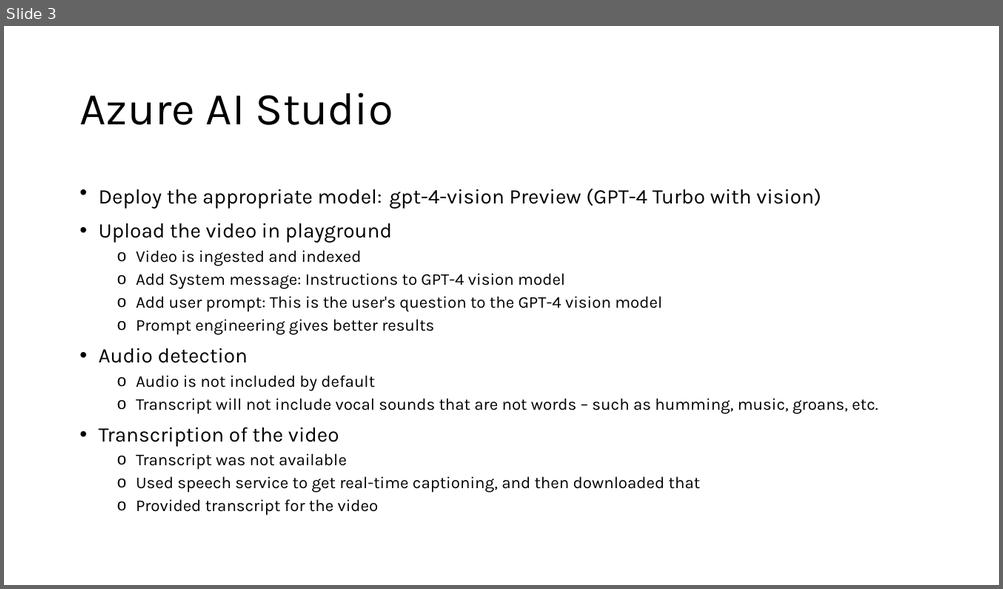
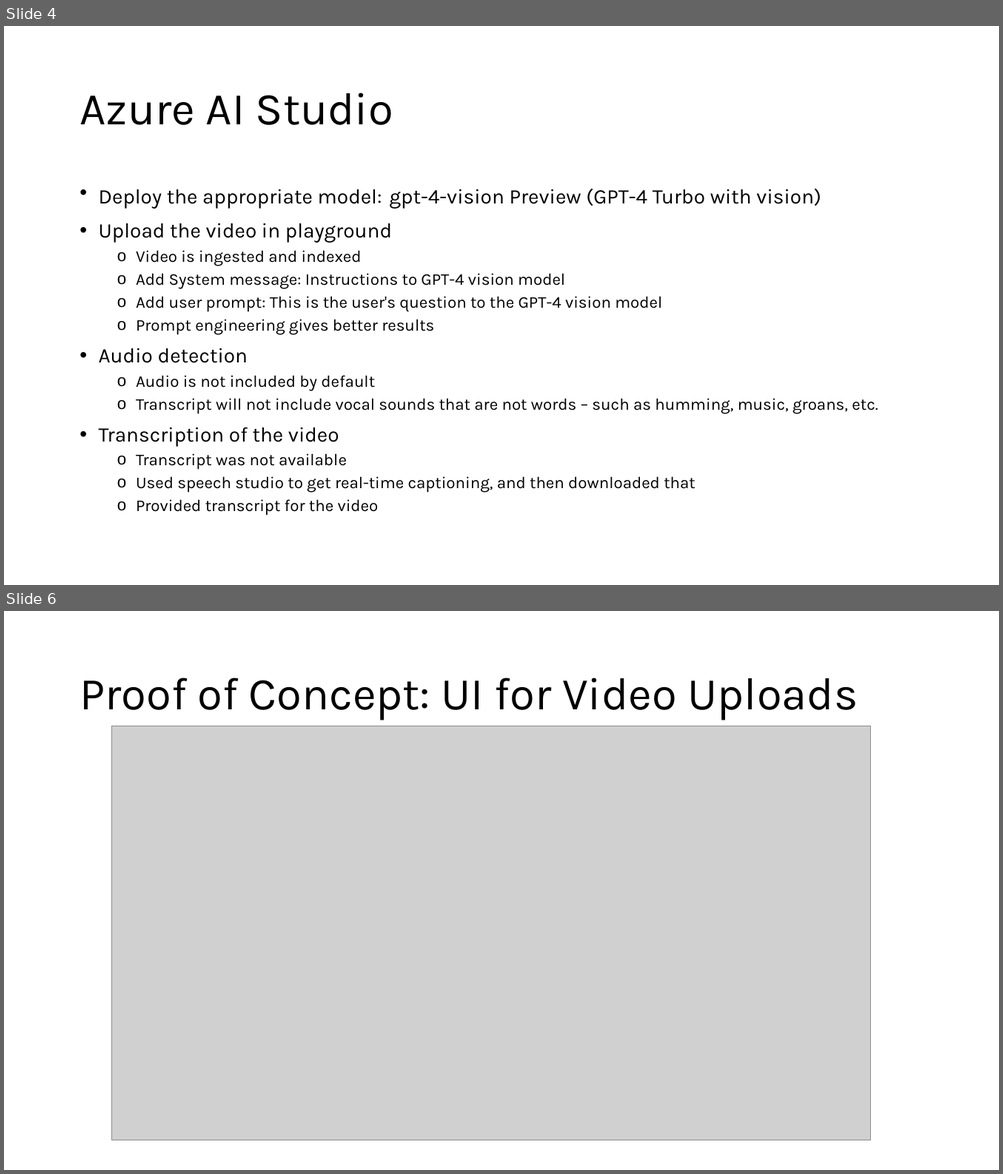
Before and after one commit to fsi-hack4autism/therapy-session-copilot, a slide deck: Use-Case-1-Presentation.pptx. Shown one above the other, each under a label of ours: slide 3 before the commit, slides 4 and 6 after it; the slides between them are not shown. The pictures are 1003x589 and 1003x1174 pixels, drawn with LibreOffice and Linux fonts; fonts in the diff are those of the drawing; grey boxes stand for pictures. Boxes give left, top, right and bottom in pixels: in the first picture for what was removed or moved away, otherwise in the second. Text is boxed around its words. In the diff, an @@ line names an element or a change of style, - is before the commit and + after.

```diff
--- a/Use-Case-1-Presentation.pptx
+++ b/Use-Case-1-Presentation.pptx
@@ slide 6 added at (4, 611, 999, 1170), background #FFFFFF @@
@@ title added at (79, 678, 858, 721), 44 pt, text #000000 @@
+Proof of Concept: UI for Video Uploads
@@ picture added at (111, 726, 871, 1141) @@
@@ what was slide 3 is now slide 4 @@
@@ slide 4 changed as well @@
@@ text at (136, 477, 695, 493): text changed @@
-  o Used speech service to get real-time captioning, and then downloaded that
+  o Used speech studio to get real-time captioning, and then downloaded that
```
Also in this commit, not shown: 2 other slides changed, 2 other slides added, 1 slide removed.
